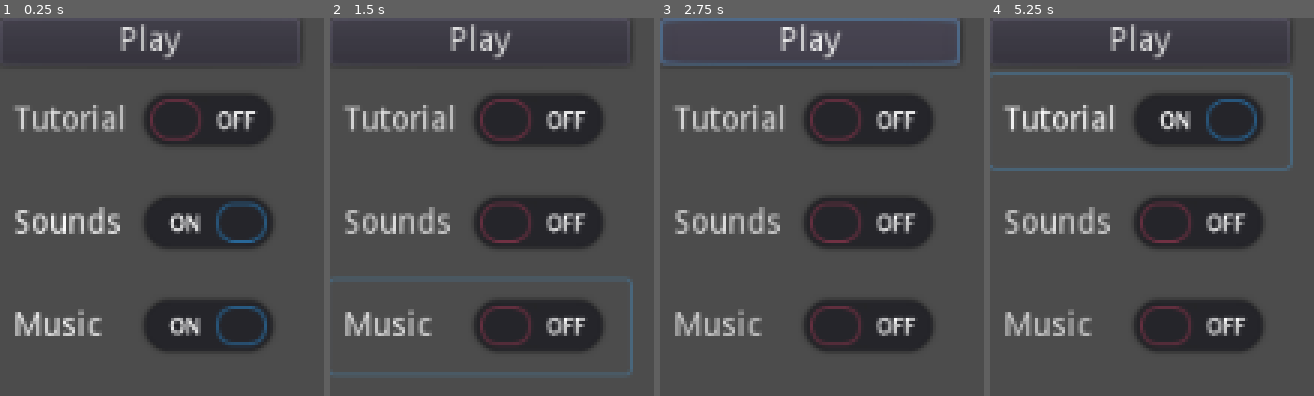
Above: before the commit, frames 1-4 (left to right).
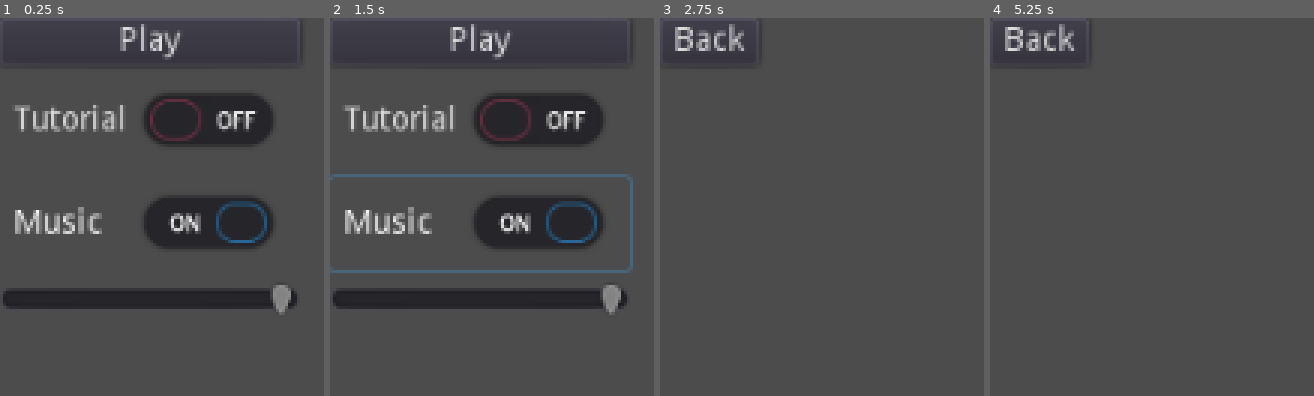
Above: after the commit, the same moments.

Repository: KaiserMighty/OppositesGameJam
Game: Godot game, scene res://MainMenu.tscn
Two runs of this game, one before a commit and one after it. Both use one fixed random seed, a clock stepped at 60 frames per second and the inputs below. The project has no main scene, so this scene is started directly.
Inputs (mouse positions are in pixels of both pictures, inside the frame that each line leads up to):
- Up to frame 1 (0.25 s): no input
- Up to frame 2 (1.5 s): click (479, 222) at 0.5 s, where only the run before the commit has a clickable "Sounds"; click "Music" at 1.25 s
- Up to frame 3 (2.75 s): click "Play" at 2 s
- Up to frame 4 (5.25 s): click (1038, 40) at 2.75 s, where only the run after the commit has a clickable "Back"; click "Play" at 3.5 s; click (1139, 40) at 4.25 s, where only the run before the commit has a clickable "Play"; click (1139, 120) at 5 s, where only the run before the commit has a clickable "Tutorial"

The runs differ from the first frame. In frame 1, 10% of the frame differs, in the area x 0-92%, y 50-89%; in frame 2, 14%; in frame 3, 21%; in frame 4, 21%, in the area x 0-94%, y 1-89%.
Error before the commit: Parse Error: Indented block expected after declaration of "_ready" function. (res://MainMenu.gd:6)

Commit message:
Audio Slider

Diff:
--- a/GlobalVars.gd
+++ b/GlobalVars.gd
@@ -1,5 +1,3 @@
 extends Node
 
-var tutorials = false;
-var sound = true;
-var music = true;
+var tutorials = false
--- a/LevelSelect.gd
+++ b/LevelSelect.gd
@@ -1,7 +1,5 @@
 extends Control
 
-func _ready():
-	pass # Replace with function body.
 
 func _on_Back_pressed():
 	get_tree().change_scene("res://MainMenu.tscn")
--- a/MainMenu.gd
+++ b/MainMenu.gd
@@ -1,7 +1,7 @@
 extends Control
 
-func _ready():
-
+var master_bus = AudioServer.get_bus_index("Master")
+var music_bus = AudioServer.get_bus_index("Music")
 
 func _on_Play_pressed():
 	get_tree().change_scene("res://LevelSelect.tscn")
@@ -11,9 +11,13 @@
 	GlobalVars.tutorials = button_pressed
 
 
-func _on_Sounds_toggled(button_pressed):
-	GlobalVars.sound = button_pressed
+func _on_Music_toggled(button_pressed):
+	AudioServer.set_bus_mute(music_bus, button_pressed)
 
 
-func _on_Music_toggled(button_pressed):
-	GlobalVars.music = button_pressed
+func _on_MasterVol_value_changed(value):
+	AudioServer.set_bus_volume_db(master_bus, value)
+	if value == -30:
+		AudioServer.set_bus_mute(master_bus, true)
+	else:
+		AudioServer.set_bus_mute(master_bus, false)
--- a/MainMenu.tscn
+++ b/MainMenu.tscn
@@ -13,7 +13,7 @@
 
 [node name="VBoxContainer" type="VBoxContainer" parent="MarginContainer"]
 margin_right = 128.0
-margin_bottom = 152.0
+margin_bottom = 128.0
 
 [node name="Play" type="Button" parent="MarginContainer/VBoxContainer"]
 margin_right = 128.0
@@ -26,21 +26,21 @@
 margin_bottom = 64.0
 text = "Tutorial"
 
-[node name="Sounds" type="CheckButton" parent="MarginContainer/VBoxContainer"]
+[node name="Music" type="CheckButton" parent="MarginContainer/VBoxContainer"]
 margin_top = 68.0
 margin_right = 128.0
 margin_bottom = 108.0
 pressed = true
-text = "Sounds"
+text = "Music"
 
-[node name="Music" type="CheckButton" parent="MarginContainer/VBoxContainer"]
+[node name="MasterVol" type="HSlider" parent="MarginContainer/VBoxContainer"]
 margin_top = 112.0
 margin_right = 128.0
-margin_bottom = 152.0
-pressed = true
-text = "Music"
+margin_bottom = 128.0
+min_value = -30.0
+max_value = 0.0
 
 [connection signal="pressed" from="MarginContainer/VBoxContainer/Play" to="." method="_on_Play_pressed"]
 [connection signal="toggled" from="MarginContainer/VBoxContainer/Tutorials" to="." method="_on_Tutorials_toggled"]
-[connection signal="toggled" from="MarginContainer/VBoxContainer/Sounds" to="." method="_on_Sounds_toggled"]
 [connection signal="toggled" from="MarginContainer/VBoxContainer/Music" to="." method="_on_Music_toggled"]
+[connection signal="value_changed" from="MarginContainer/VBoxContainer/MasterVol" to="." method="_on_MasterVol_value_changed"]
--- /dev/null
+++ b/default_bus_layout.tres
@@ -0,0 +1,9 @@
+[gd_resource type="AudioBusLayout" format=2]
+
+[resource]
+bus/1/name = "Music"
+bus/1/solo = false
+bus/1/mute = false
+bus/1/bypass_fx = false
+bus/1/volume_db = 0.0
+bus/1/send = "Master"
